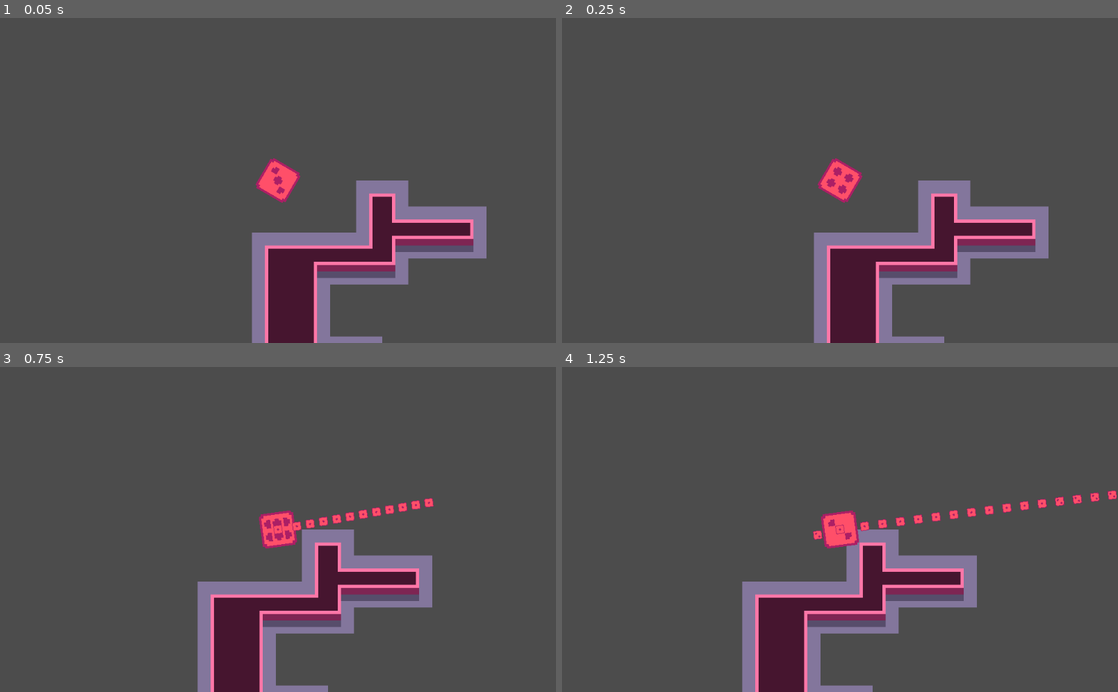
Above: before the commit, frames 1-4 (two rows, left to right).
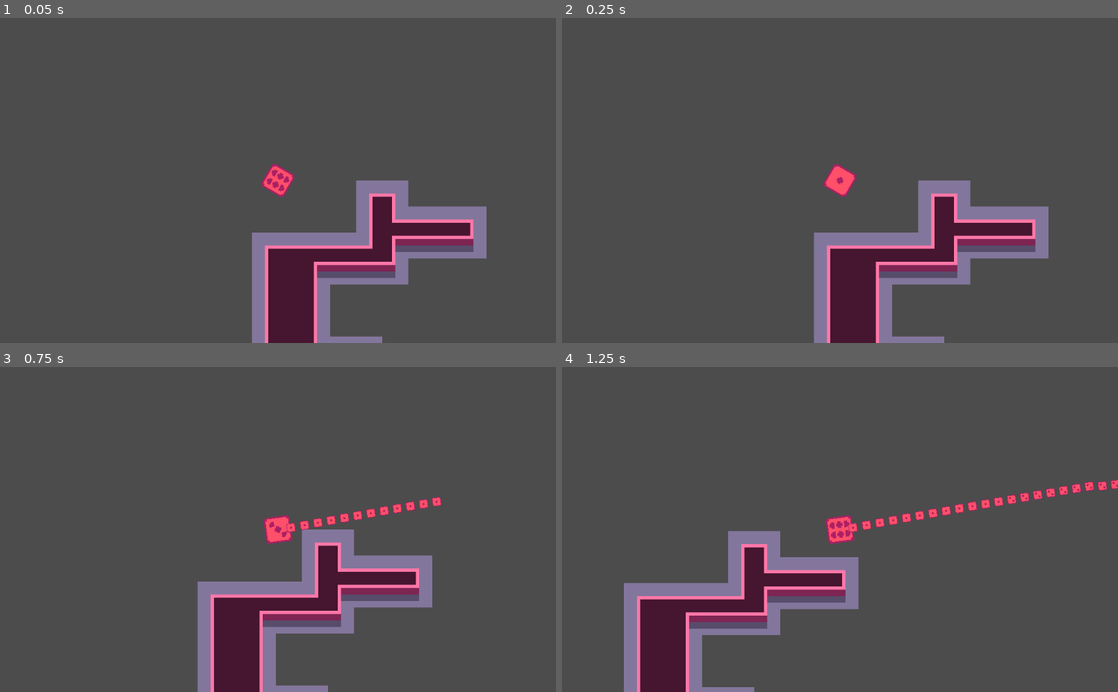
Above: after the commit, the same moments.

Repository: russmatney/dice-nine
Game: Godot game, scene res://src/demos/TilesDemo.tscn
The game is run twice, just before and just after one commit, with the same random seed, the same clock (stepped at 60 frames per second) and the same inputs.
Inputs (mouse positions are in pixels of both pictures, inside the frame that each line leads up to):
- Up to frame 1 (0.05 s): no input
- Up to frame 2 (0.25 s): no input
- Up to frame 3 (0.75 s): move the mouse to (400, 513) at 0.52 s; hold D (move_right) from 0.53 s (still down); hold E (fire) from 0.53 s (still down)
- Up to frame 4 (1.25 s): keep holding D (move_right); keep holding E (fire)

The runs differ from the first frame. In frame 1, 0.5% of the frame differs, in the area x 46-54%, y 43-57%; in frame 2, 0.5%; in frame 3, 1.2%; in frame 4, 21%, in the area x 11-100%, y 34-100%.

Commit message:
fix: player on-fire bullet collision fix

Diff:
--- a/src/Player.gd
+++ b/src/Player.gd
@@ -2,6 +2,8 @@
 
 var bullet_speed = 2000
 var bullet = preload("res://src/Bullet.tscn")
+
+onready var fire_position = $FirePosition
 
 ### ready #####################################################################
 
@@ -48,7 +50,7 @@
 
 func fire():
   var new_bullet = bullet.instance()
-  new_bullet.position = get_global_position()
+  new_bullet.position = fire_position.get_global_position()
   new_bullet.rotation_degrees = rotation_degrees
   new_bullet.apply_impulse(Vector2(), Vector2(bullet_speed, 0).rotated(rotation))
   get_tree().get_root().call_deferred("add_child", new_bullet)
--- a/src/Player.tscn
+++ b/src/Player.tscn
@@ -4,7 +4,7 @@
 [ext_resource path="res://src/Player.gd" type="Script" id=2]
 
 [sub_resource type="RectangleShape2D" id=1]
-extents = Vector2( 32, 32 )
+extents = Vector2( 24, 24 )
 
 [node name="Player" type="KinematicBody2D"]
 script = ExtResource( 2 )
@@ -13,11 +13,14 @@
 shape = SubResource( 1 )
 
 [node name="AnimatedSprite" type="AnimatedSprite" parent="."]
-scale = Vector2( 4, 4 )
+scale = Vector2( 3, 3 )
 frames = ExtResource( 1 )
 animation = "roll"
-frame = 2
+frame = 5
 playing = true
 
 [node name="Camera2D" type="Camera2D" parent="."]
 current = true
+
+[node name="FirePosition" type="Position2D" parent="."]
+position = Vector2( 24, 0 )
